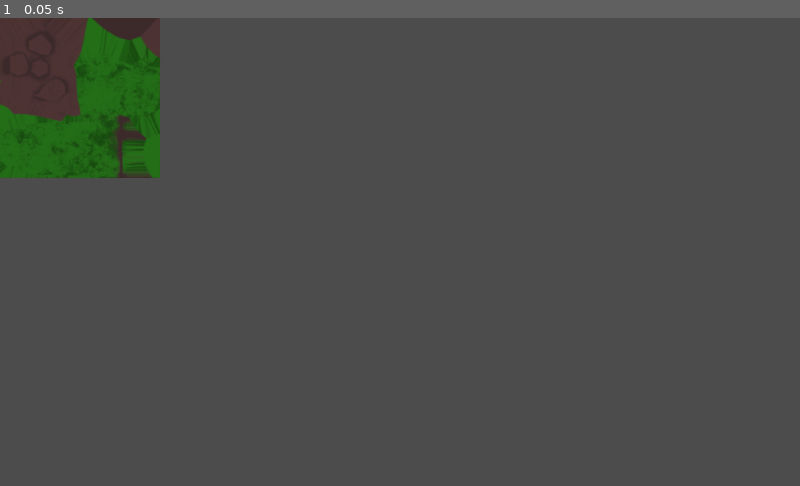
Above: before the commit, frame 1.
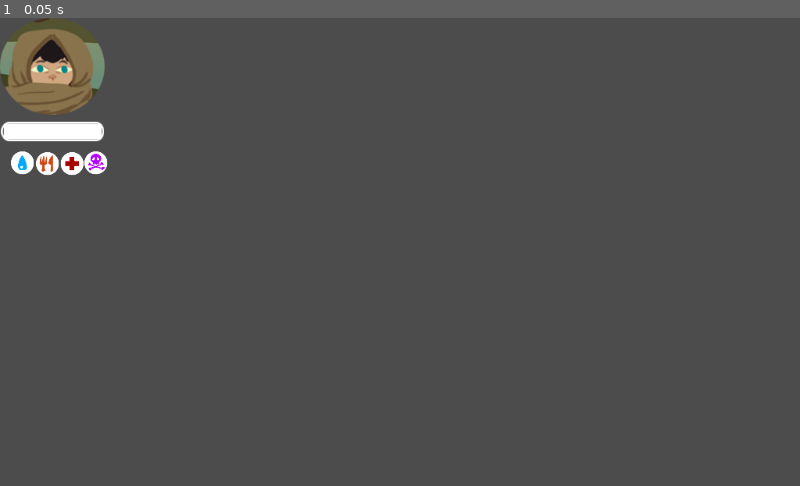
Above: after the commit, the same moment.

Repository: tophattom/fgj22-nomad
Game: Godot game, scene res://Prefabs/CharacterDisplay.tscn
Same seed, same stepped clock (60 frames per second), same inputs: the game is played once before the commit and once after it. This scene is started directly instead of the project's main scene. The engine's default icon, where the game draws it, is replaced by a stand-in: a white triangle on a blue panel in a dark square.
Inputs:
- Up to frame 1 (0.05 s): no input

The runs differ from the first frame. In frame 1, 6.8% of the frame differs, in the area x 0-20%, y 0-35%.

Commit message:
uichanges

Diff:
--- a/Prefabs/CharacterDisplay.tscn
+++ b/Prefabs/CharacterDisplay.tscn
@@ -1,28 +1,56 @@
-[gd_scene load_steps=6 format=2]
+[gd_scene load_steps=13 format=2]
 
-[ext_resource path="res://textures/Cactus/cactus_cactus material_AlbedoTransparency.png" type="Texture" id=1]
+[ext_resource path="res://icon.png" type="Texture" id=1]
 [ext_resource path="res://Prefabs/StatusIcon.tscn" type="PackedScene" id=2]
 [ext_resource path="res://Prefabs/HealthBar.tscn" type="PackedScene" id=3]
-[ext_resource path="res://Prefabs/PrefabScripts/StatusIcon.gd" type="Script" id=4]
+[ext_resource path="res://Sprites/GUI/Avatar75-100.png" type="Texture" id=4]
 [ext_resource path="res://Prefabs/PrefabScripts/CharacterDisplay.gd" type="Script" id=5]
+[ext_resource path="res://Sprites/GUI/Avatar50-75.png" type="Texture" id=6]
+[ext_resource path="res://Sprites/GUI/Avatar0-25.png" type="Texture" id=7]
+[ext_resource path="res://Sprites/GUI/Avatar25-50.png" type="Texture" id=8]
+[ext_resource path="res://Sprites/GUI/Poison.png" type="Texture" id=9]
+[ext_resource path="res://Sprites/GUI/Injury.png" type="Texture" id=10]
+[ext_resource path="res://Sprites/GUI/Thirst.png" type="Texture" id=11]
+[ext_resource path="res://Sprites/GUI/Hunger.png" type="Texture" id=12]
 
 [node name="CharacterDisplay" type="Node2D"]
 script = ExtResource( 5 )
+icon_25 = ExtResource( 7 )
+icon_50 = ExtResource( 8 )
+icon_75 = ExtResource( 6 )
+icon_100 = ExtResource( 4 )
 
 [node name="CharacterIcon" type="TextureRect" parent="."]
-margin_right = 2048.0
-margin_bottom = 2048.0
+margin_right = 1340.0
+margin_bottom = 1240.0
 rect_scale = Vector2( 0.1, 0.1 )
 texture = ExtResource( 1 )
+expand = true
 stretch_mode = 1
 __meta__ = {
 "_edit_use_anchors_": false
 }
 
+[node name="HealthBar" parent="." instance=ExtResource( 3 )]
+position = Vector2( -1, 133 )
+scale = Vector2( 1.2, 1 )
+
 [node name="Thirsty" parent="." instance=ExtResource( 2 )]
+position = Vector2( 14, 171 )
+scale = Vector2( 0.3, 0.3 )
+icon = ExtResource( 11 )
 
 [node name="Hungry" parent="." instance=ExtResource( 2 )]
-script = ExtResource( 4 )
+position = Vector2( 46, 172 )
+scale = Vector2( 0.3, 0.3 )
+icon = ExtResource( 12 )
 
-[node name="HealthBar" parent="." instance=ExtResource( 3 )]
-position = Vector2( 55, 242 )
+[node name="Injury" parent="." instance=ExtResource( 2 )]
+position = Vector2( 77, 172 )
+scale = Vector2( 0.3, 0.3 )
+icon = ExtResource( 10 )
+
+[node name="Poison" parent="." instance=ExtResource( 2 )]
+position = Vector2( 108, 171 )
+scale = Vector2( 0.3, 0.3 )
+icon = ExtResource( 9 )
--- a/Prefabs/HealthBar.tscn
+++ b/Prefabs/HealthBar.tscn
@@ -1,20 +1,29 @@
-[gd_scene load_steps=2 format=2]
+[gd_scene load_steps=4 format=2]
 
 [ext_resource path="res://Prefabs/PrefabScripts/HealthBar.gd" type="Script" id=1]
+[ext_resource path="res://Sprites/GUI/HealthBarFill.png" type="Texture" id=2]
+[ext_resource path="res://Sprites/GUI/HealthBarBorder.png" type="Texture" id=3]
 
 [node name="HealthBar" type="Node2D"]
 script = ExtResource( 1 )
 
 [node name="Background" type="TextureRect" parent="."]
-margin_right = 40.0
-margin_bottom = 40.0
+margin_left = 2.0
+margin_right = 112.0
+margin_bottom = 25.0
+texture = ExtResource( 3 )
+expand = true
 __meta__ = {
 "_edit_use_anchors_": false
 }
 
-[node name="Bar" type="TextureRect" parent="."]
-margin_right = 40.0
-margin_bottom = 40.0
+[node name="HPbar" type="TextureRect" parent="."]
+margin_left = 5.0
+margin_top = 3.0
+margin_right = 109.0
+margin_bottom = 22.0
+texture = ExtResource( 2 )
+expand = true
 __meta__ = {
 "_edit_use_anchors_": false
 }
--- a/Prefabs/PrefabScripts/CharacterDisplay.gd
+++ b/Prefabs/PrefabScripts/CharacterDisplay.gd
@@ -1,10 +1,11 @@
 extends Node2D
 
+export(Texture) var icon_25
+export(Texture) var icon_50
+export(Texture) var icon_75
+export(Texture) var icon_100
 
-# Declare member variables here. Examples:
-# var a = 2
-# var b = "text"
-
+var hp = 100
 
 # Called when the node enters the scene tree for the first time.
 func _ready():
@@ -12,5 +13,16 @@
 
 
 # Called every frame. 'delta' is the elapsed time since the previous frame.
-#func _process(delta):
-#	pass
+func _process(delta):
+	#get hp
+	$CharacterIcon.texture = icon_25
+	if (hp > 25):
+		$CharacterIcon.texture = icon_50
+	if (hp > 55):
+		$CharacterIcon.texture = icon_75
+	if (hp > 75):
+		$CharacterIcon.texture = icon_100
+
+
+func get_hp():
+	return hp #placeholder
--- a/Prefabs/PrefabScripts/HealthBar.gd
+++ b/Prefabs/PrefabScripts/HealthBar.gd
@@ -1,10 +1,6 @@
 extends Node2D
 
-
-# Declare member variables here. Examples:
-# var a = 2
-# var b = "text"
-
+onready var parent = get_parent()
 
 # Called when the node enters the scene tree for the first time.
 func _ready():
@@ -12,5 +8,6 @@
 
 
 # Called every frame. 'delta' is the elapsed time since the previous frame.
-#func _process(delta):
-#	pass
+func _process(delta):
+	var hp = parent.get_hp()
+	$HPbar.rect_scale.x = hp / 100.0
--- a/Prefabs/PrefabScripts/StatusIcon.gd
+++ b/Prefabs/PrefabScripts/StatusIcon.gd
@@ -1,13 +1,10 @@
 extends Node2D
 
-
-# Declare member variables here. Examples:
-# var a = 2
-# var b = "text"
-
+export(Texture) var icon
 
 # Called when the node enters the scene tree for the first time.
 func _ready():
+	$Icon.texture = icon
 	pass # Replace with function body.
 
 
